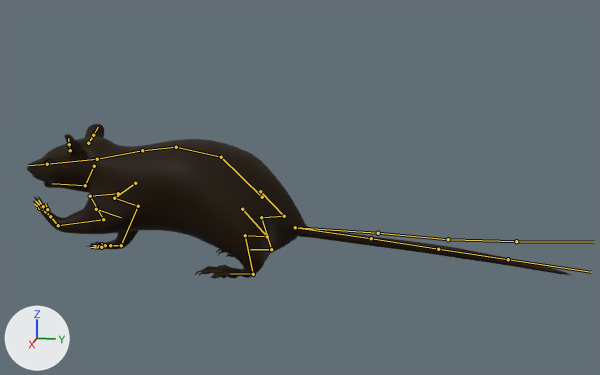
What one commit did to the Blender file rat/rat 2.0.blend.
Camera for both pictures: a 50 mm lens placed at (114.9, 40.9, 41.2), pointed at (1.8, 18.3, 12.9). The axes (+X, +Y, +Z) are drawn at lower left. The lights are the same throughout. Both versions are drawn at the pose saved in each file; the numbers are the values there. The bones that bend it are drawn over the model as lines.

The first picture shows 'RAT'.
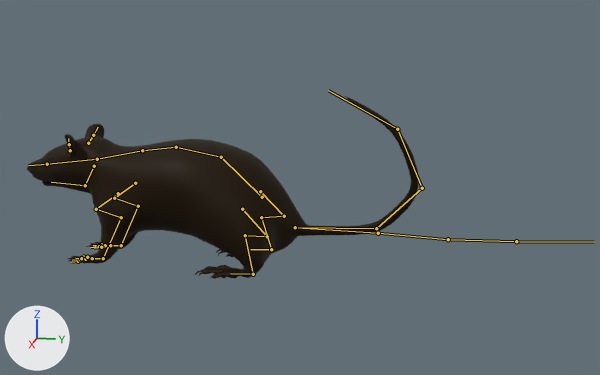
Where the change shows, as pixel boxes [x1, y1, x2, y2] in the pictures (600 x 375 px):
```json
{"object": "RAT", "change": "posed", "before": [27, 124, 571, 279], "after": [27, 96, 419, 279], "on screen": "28% narrower, 18% taller"}
```

The change, as JSON lines over the scene's bpy script:
```json
{"block": "bone_top_eyelid_l_bone", "where": "bone_top_eyelid_l_bone = bpy.data.objects['Rat armature'].pose.bones['top eyelid_L bone']  # child of 'nose'"}
{"op": "set", "path": "bone_top_eyelid_l_bone.location", "old": "(-0.1, 0.1, 0.5)", "new": "(0.0, 0.0, 0.0)"}
{"block": "bone_top_eyelid_r_bone", "where": "bone_top_eyelid_r_bone = bpy.data.objects['Rat armature'].pose.bones['top eyelid_R bone']  # child of 'nose'"}
{"op": "set", "path": "bone_top_eyelid_r_bone.location", "old": "(-0.8, 1.0, 3.3)", "new": "(0.0, 0.0, 0.0)"}
{"block": "bone_bottom_eyelid_r_bone", "where": "bone_bottom_eyelid_r_bone = bpy.data.objects['Rat armature'].pose.bones['bottom eyelid_R bone']  # child of 'nose'"}
{"op": "set", "path": "bone_bottom_eyelid_r_bone.location", "old": "(0.4, -3.5, 7.6)", "new": "(0.0, 0.0, 0.0)"}
{"block": "bone_tail_controller", "where": "bone_tail_controller = bpy.data.objects['Rat armature'].pose.bones['Tail controller']"}
{"op": "set", "path": "bone_tail_controller.location", "old": "(0.0, 0.0, 0.0)", "new": "(-35.7, 5.9, 20.7)"}
{"block": "bone_leg_controller_f_l", "where": "bone_leg_controller_f_l = bpy.data.objects['Rat armature'].pose.bones['Leg controller.F.L']"}
{"op": "set", "path": "bone_leg_controller_f_l.location", "old": "(6.7, 0.7, 5.0)", "new": "(0.0, 0.0, 0.0)"}
{"block": "bone_mouth_fk", "where": "bone_mouth_fk = bpy.data.objects['Rat armature'].pose.bones['mouth.FK']  # child of 'mouth connection.FK'"}
{"op": "set", "path": "bone_mouth_fk.rotation_quaternion", "old": "(0.999, 0.031, -0.015, 0.033)", "new": "(1.0, 0.0, 0.0, 0.0)", "note": "degrees (4, -2, 4) -> degrees (0, 0, 0)"}
```
